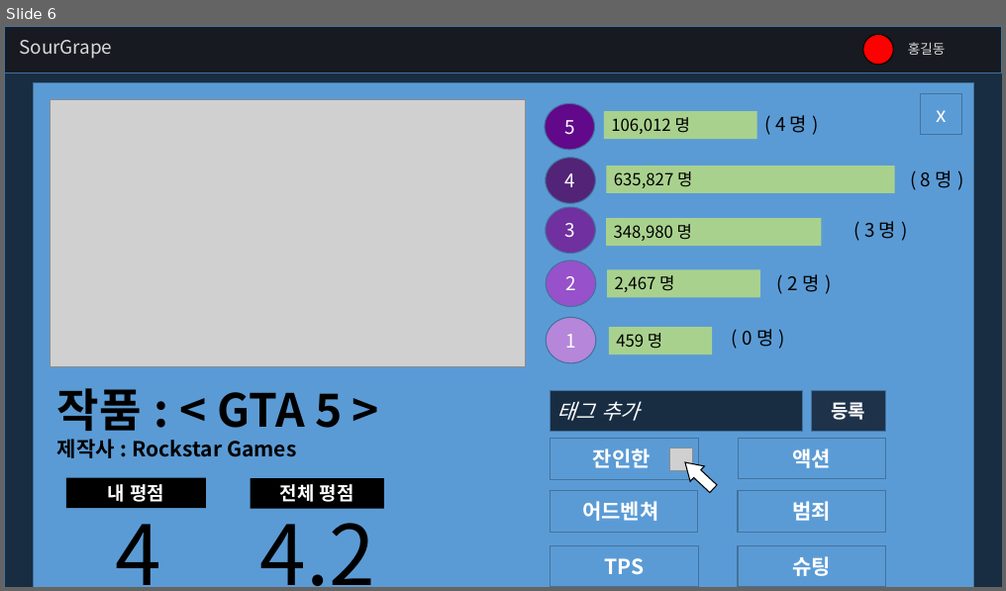
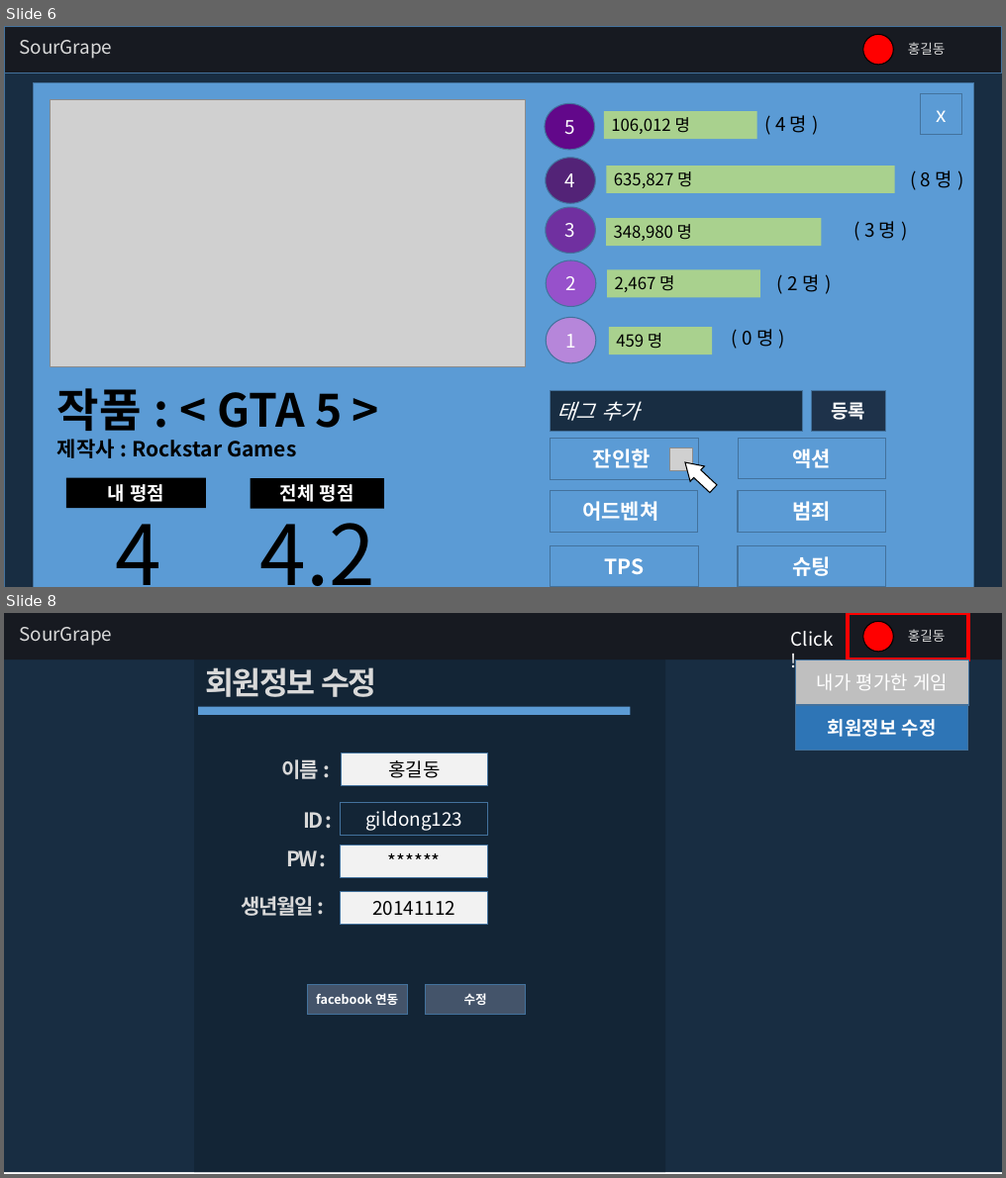
Before and after one commit to grapgrap/SourGrape, a slide deck: !Document/개발자료/Design/UI.pptx. Shown one above the other, each under a label of ours: slide 6 before the commit, slides 6 and 8 after it; the slides between them are not shown. The pictures are 1006x591 and 1006x1178 pixels, drawn with LibreOffice and Linux fonts; fonts in the diff are those of the drawing; grey boxes stand for pictures. Boxes give left, top, right and bottom in pixels: in the first picture for what was removed or moved away, otherwise in the second. Text is boxed around its words. In the diff, an @@ line names an element or a change of style, - is before the commit and + after.

Commit message:
UI 수정 및 추가
1. 5번 UI 마이페이지 접속시, 내가 평
가한 게임과 회원 정보 수정 2가지로 뜰 수 있게 수정
2. 회원 가입 UI 추가
3. 회원 정보 수정 UI 추가
4. 로그인 UI 추가

```diff
--- a/!Document/개발자료/Design/UI.pptx
+++ b/!Document/개발자료/Design/UI.pptx
@@ slide 8 added at bbox=[4, 613, 1002, 1174], background #FFFFFF @@
@@ rectangle added at bbox=[4, 613, 1002, 1173], fill #182D42 @@
@@ rectangle added at bbox=[4, 613, 1002, 660], fill #171A21 @@
@@ text added at bbox=[19, 627, 112, 646], 18 pt, text #D9D9D9 @@
+SourGrape
@@ text added at bbox=[791, 631, 834, 647], 18 pt, text #FFFFFF @@
+Click!
@@ rectangle added at bbox=[847, 613, 969, 660], outline #FF0000 4 pt @@
@@ ellipse added at bbox=[863, 621, 893, 652], fill #FF0000, outline #000000 1 pt @@
@@ text added at bbox=[908, 629, 945, 642], 13 pt, text #D9D9D9 @@
+홍길동
@@ rectangle added at bbox=[194, 655, 665, 1173], fill #132536 @@
@@ text added at bbox=[205, 667, 376, 697], 30 pt, text #D9D9D9, bold @@
+회원정보 수정
@@ rectangle added at bbox=[796, 660, 969, 705], fill #BFBFBF, outline #43739E 1 pt, 18 pt, text #FFFFFF @@
+내가 평가한 게임
@@ rectangle added at bbox=[198, 707, 630, 715], fill #5B9BD5 @@
@@ rectangle added at bbox=[796, 705, 968, 751], fill #2E75B6, outline #43739E 1 pt, 18 pt, text #FFFFFF, bold @@
+회원정보 수정
@@ text added at bbox=[282, 760, 319, 779], 20 pt, text #D9D9D9, bold @@
+이름 :
@@ rectangle added at bbox=[341, 753, 488, 786], fill #F2F2F2, outline #43739E 1 pt, 18 pt, text #000000 @@
+홍길동
@@ text added at bbox=[303, 812, 323, 828], 20 pt, text #D9D9D9, bold @@
+ID :
@@ rectangle added at bbox=[341, 802, 488, 836], outline #43739E 1 pt, 18 pt, text #FFFFFF @@
+gildong123
@@ rectangle added at bbox=[341, 845, 488, 878], fill #F2F2F2, outline #43739E 1 pt, 18 pt, text #000000 @@
+******
@@ text added at bbox=[286, 851, 318, 866], 20 pt, text #D9D9D9, bold @@
+PW :
@@ text added at bbox=[242, 896, 314, 916], 20 pt, text #D9D9D9, bold @@
+생년월일 :
@@ rectangle added at bbox=[341, 891, 488, 925], fill #F2F2F2, outline #43739E 1 pt, 18 pt, text #000000 @@
+20141112
@@ rectangle added at bbox=[307, 985, 407, 1015], fill #44546A, outline #43739E 1 pt, 12 pt, text #FFFFFF, bold @@
+facebook 연동
@@ rectangle added at bbox=[426, 985, 525, 1015], fill #44546A, outline #43739E 1 pt, 12 pt, text #FFFFFF, bold @@
+수정
```
Also in this commit, not shown: 1 slide changed, 2 other slides added.
